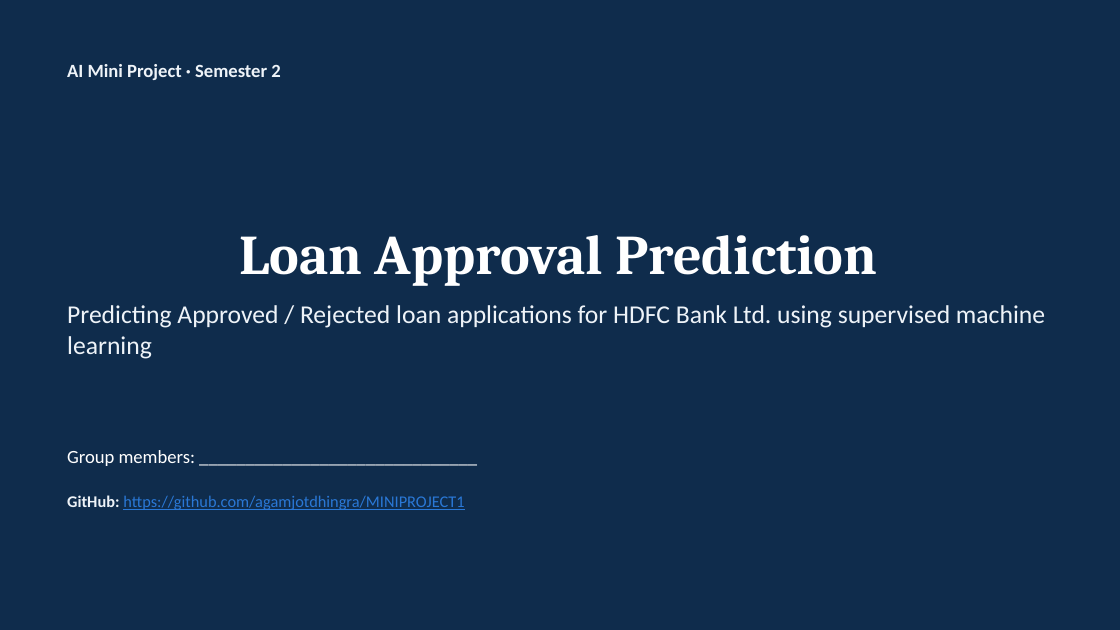
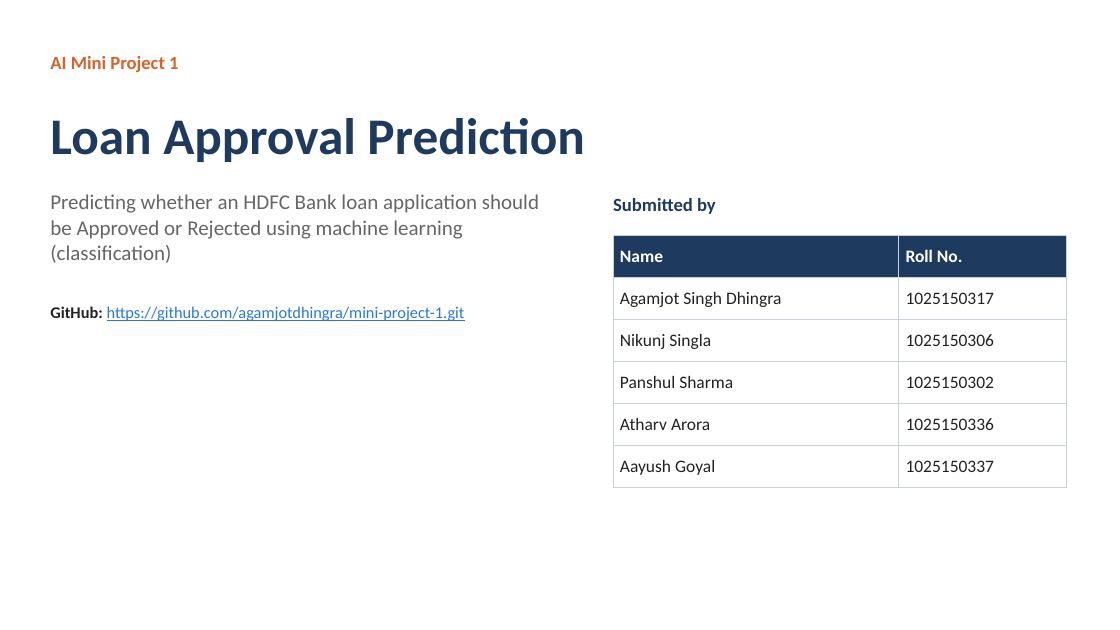
Before and after one commit to agamjotdhingra/mini-project-1, a slide deck: slide 1 of deliverables/Loan_Approval_Presentation.pptx. Drawn at 1120x630 pixels with LibreOffice and Linux fonts; fonts in the diff are those of the drawing. Boxes give left, top, right and bottom in pixels: in the first picture for what was removed or moved away, otherwise in the second. Text is boxed around its words. In the diff, an @@ line names an element or a change of style, - is before the commit and + after.

```diff
--- a/deliverables/Loan_Approval_Presentation.pptx
+++ b/deliverables/Loan_Approval_Presentation.pptx
@@ background #0F2C4C to #FFFFFF @@
@@ text at bbox=[50, 56, 178, 72]: text changed; text colour #EEF3F8 to #D9622B @@
-AI Mini Project · Semester 2
+AI Mini Project 1
@@ title "Loan Approval Prediction": place and size @@
-title "Loan Approval Prediction" at bbox=[239, 235, 877, 286]
+title "Loan Approval Prediction" at bbox=[50, 118, 584, 162]
@@ title "Loan Approval Prediction" at bbox=[50, 118, 584, 162]: size 48 to 44 pt, font Cambria to Calibri, text colour #FFFFFF to #1F3A5F; alignment centre to left; vertical alignment bottom to middle @@
@@ text added at bbox=[50, 194, 539, 263], 18 pt, text #666666 @@
+Predicting whether an HDFC Bank loan application should be Approved or Rejected using machine learning (classification)
@@ text added at bbox=[613, 198, 716, 214], 16 pt, text #1F3A5F, bold @@
+Submitted by
@@ table added at bbox=[613, 235, 1067, 479], 6 rows, 2 columns @@
+Name | Roll No.
+Agamjot Singh Dhingra | 1025150317
+Nikunj Singla | 1025150306
+Panshul Sharma | 1025150302
+Atharv Arora | 1025150336
+Aayush Goyal | 1025150337
@@ text at bbox=[50, 306, 465, 321]: text changed @@
-GitHub: https://github.com/agamjotdhingra/MINIPROJECT1
+GitHub: https://github.com/agamjotdhingra/mini-project-1.git
@@ text removed at bbox=[67, 305, 1045, 359] @@
-Predicting Approved / Rejected loan applications for HDFC Bank Ltd. using supervised machine learning
@@ text removed at bbox=[67, 450, 195, 466] @@
-Group members: ______________________________
```
Also in this commit, not shown: 4 other slides changed, 3 slides added, 3 slides removed, 5 other files.
